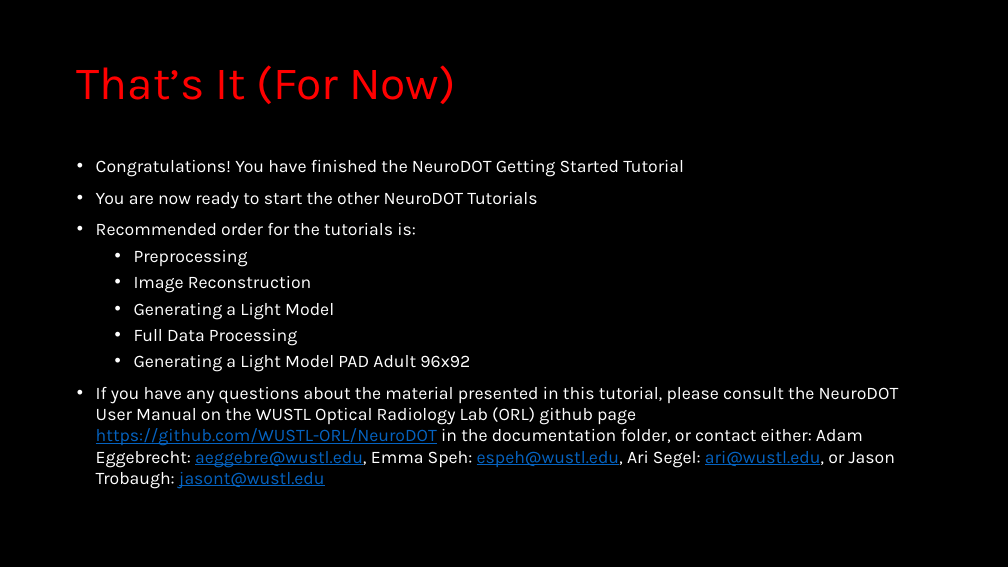
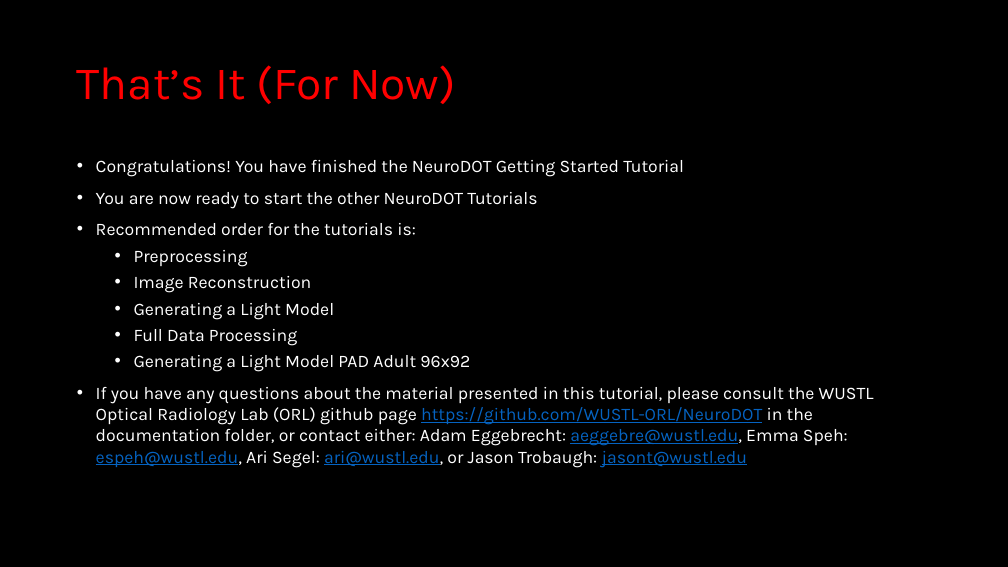
Before and after one commit to WUSTL-ORL/NeuroDOT, a slide deck: slide 15 of Documentation/Tutorials/NeuroDOT_Tutorial_Getting_Started.pptx. Drawn at 1008x567 pixels with LibreOffice and Linux fonts; fonts in the diff are those of the drawing. Boxes give left, top, right and bottom in pixels: in the first picture for what was removed or moved away, otherwise in the second. Text is boxed around its words. In the diff, an @@ line names an element or a change of style, - is before the commit and + after.

Commit message:
Update NeuroDOT Tutorials

```diff
--- a/Documentation/Tutorials/NeuroDOT_Tutorial_Getting_Started.pptx
+++ b/Documentation/Tutorials/NeuroDOT_Tutorial_Getting_Started.pptx
@@ text at bbox=[96, 387, 874, 468]: text changed @@
-• If you have any questions about the material presented in this tutorial, please consult the NeuroDOT User Manual on the WUSTL Optical Radiology Lab (ORL) github page https://github.com/WUSTL-ORL/NeuroDOT in the documentation folder, or contact either: Adam Eggebrecht: aeggebre@wustl.edu, Emma Speh: espeh@wustl.edu, Ari Segel: ari@wustl.edu, or Jason Trobaugh: jasont@wustl.edu
+• If you have any questions about the material presented in this tutorial, please consult the WUSTL Optical Radiology Lab (ORL) github page https://github.com/WUSTL-ORL/NeuroDOT in the documentation folder, or contact either: Adam Eggebrecht: aeggebre@wustl.edu, Emma Speh: espeh@wustl.edu, Ari Segel: ari@wustl.edu, or Jason Trobaugh: jasont@wustl.edu
```
Also in this commit, not shown: 2 other files.
